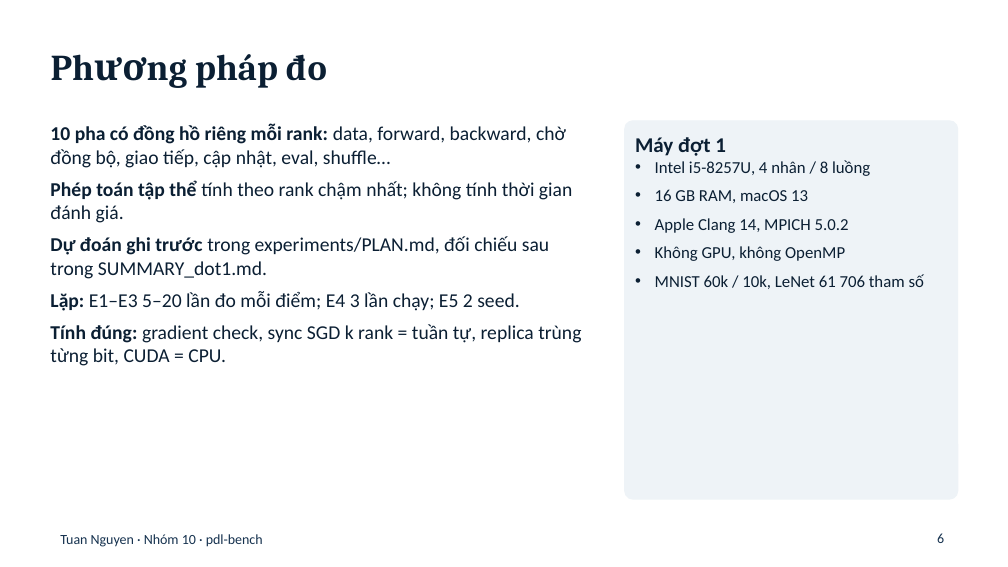
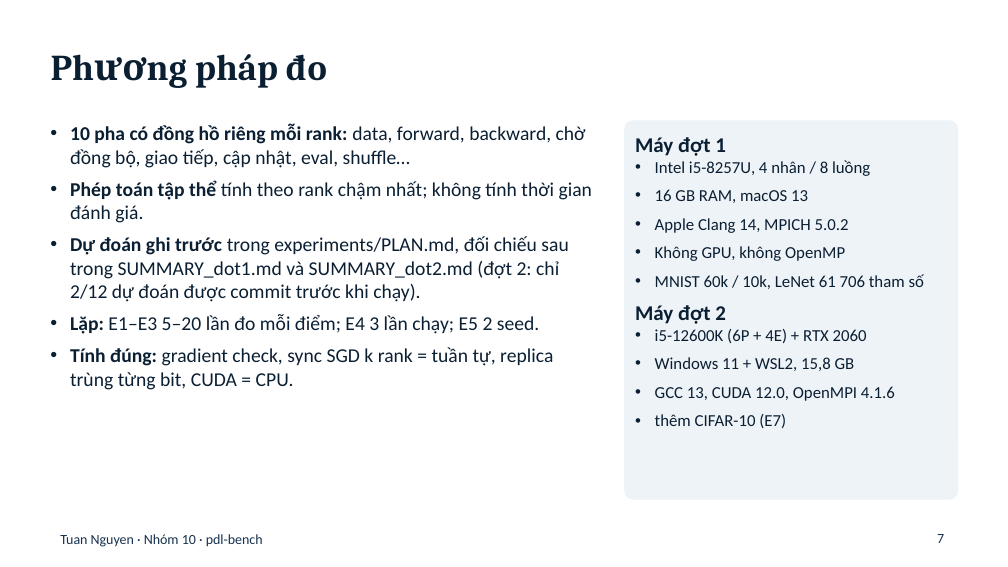
Before and after one commit to ducthinhh1002/High-Performance-Computing, a slide deck: slide 7 of tuannn/slides/tuannn-pdl-bench.pptx (slide 6 before the commit). Drawn at 1008x567 pixels with LibreOffice and Linux fonts; fonts in the diff are those of the drawing. Boxes give left, top, right and bottom in pixels: in the first picture for what was removed or moved away, otherwise in the second. Text is boxed around its words. In the diff, an @@ line names an element or a change of style, - is before the commit and + after.

Commit message:
Slide: thêm 9 slide đợt 2 (GPU, giao tiếp, scaling, lai, chiến lược, hai lỗi đo) và cập nhật slide cũ
Bảng đối chiếu bài báo, giới hạn và câu hỏi nghiên cứu cập nhật theo kết quả đợt 2. Hình đợt 2 là
ảnh từ report/figures. Bỏ các a:pPr lặp trong đoạn văn của file gốc.

```diff
--- a/tuannn/slides/tuannn-pdl-bench.pptx
+++ b/tuannn/slides/tuannn-pdl-bench.pptx
@@ text at (70,236,568,302): text changed @@
-• Dự đoán ghi trước trong experiments/PLAN.md, đối chiếu sau trong SUMMARY_dot1.md.
+• Dự đoán ghi trước trong experiments/PLAN.md, đối chiếu sau trong SUMMARY_dot1.md và SUMMARY_dot2.md (đợt 2: chỉ 2/12 dự đoán được commit trước khi chạy).
@@ text at (635,305,895,428): paragraphs added @@
+Máy đợt 2
+• i5-12600K (6P + 4E) + RTX 2060
+• Windows 11 + WSL2, 15,8 GB
+• GCC 13, CUDA 12.0, OpenMPI 4.1.6
+• thêm CIFAR-10 (E7)
@@ page number at (937,534,944,543): text changed @@
-6
+7
```
Also in this commit, not shown: 10 other slides changed, 9 slides added.
